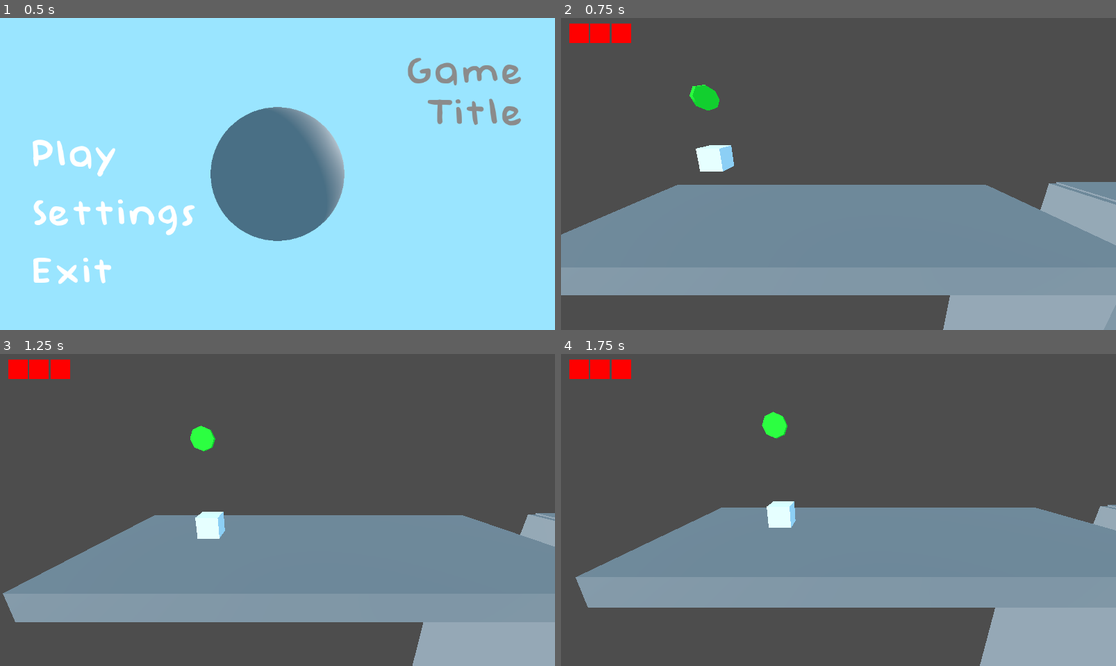
Above: before the commit, frames 1-4 (two rows, left to right).
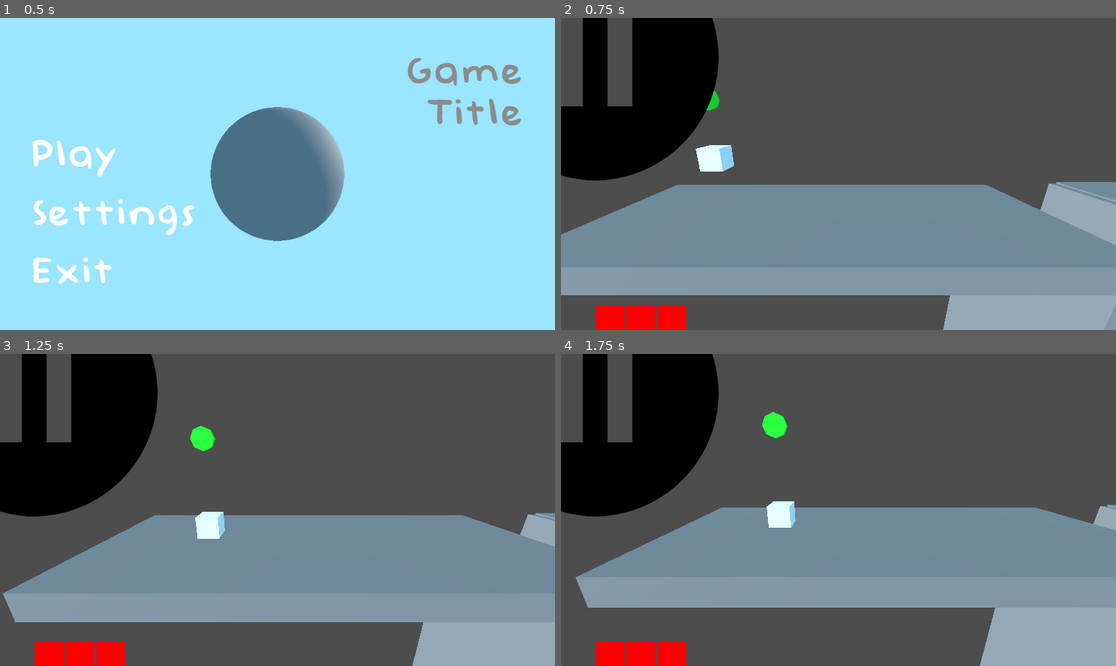
Above: after the commit, the same moments.

Repository: Nof-va/13dt1-nofo
Game: Godot game, scene res://Scenes/main_menu.tscn
The game is run twice, just before and just after one commit, with the same random seed, the same clock (stepped at 60 frames per second) and the same inputs.
Inputs (mouse positions are in pixels of both pictures, inside the frame that each line leads up to):
- Up to frame 1 (0.5 s): no input
- Up to frame 2 (0.75 s): click "Settings" at 0.5 s
- Up to frame 3 (1.25 s): no input
- Up to frame 4 (1.75 s): click (594, 391) at 1.27 s

Frame 1 is identical in both runs. In frame 2, 12% of the frame differs, in the area x 0-29%, y 0-100%; in frame 3, 12%; in frame 4, 12%.

Commit message:
Fixing reset hearts

Diff:
--- a/13dt1-big-project/Scenes/hearts.tscn
+++ b/13dt1-big-project/Scenes/hearts.tscn
@@ -1,22 +1,41 @@
-[gd_scene load_steps=3 format=3 uid="uid://bow0b6gfwhjcm"]
+[gd_scene load_steps=4 format=3 uid="uid://bow0b6gfwhjcm"]
 
 [ext_resource type="Script" path="res://Scripts/hud_hearts.gd" id="1_6c8c5"]
 [ext_resource type="PackedScene" uid="uid://chgxkbks030o0" path="res://Scenes/single_heart.tscn" id="2_p2f3o"]
+[ext_resource type="Texture2D" uid="uid://d0tko2mq18w5f" path="res://Images/pause.png" id="3_dq57w"]
 
 [node name="Control" type="Control"]
 layout_mode = 3
 anchors_preset = 15
 anchor_right = 1.0
 anchor_bottom = 1.0
+offset_left = 42.0
+offset_top = 21.0
+offset_right = 42.0
+offset_bottom = 21.0
 grow_horizontal = 2
 grow_vertical = 2
 script = ExtResource("1_6c8c5")
 single_heart = ExtResource("2_p2f3o")
 
-[node name="HBoxContainer" type="HBoxContainer" parent="."]
+[node name="Hearts" type="HBoxContainer" parent="."]
+layout_mode = 1
+anchors_preset = -1
+anchor_left = 0.0260417
+anchor_top = 0.888889
+anchor_right = 0.137153
+anchor_bottom = 0.950617
+metadata/_edit_use_anchors_ = true
+
+[node name="Pause" type="HBoxContainer" parent="."]
 layout_mode = 0
-anchor_left = 0.0147569
-anchor_top = 0.0185185
-anchor_right = 0.125868
-anchor_bottom = 0.0802469
-metadata/_edit_use_anchors_ = true
+offset_left = 29.0
+offset_top = 40.0
+offset_right = 69.0
+offset_bottom = 80.0
+
+[node name="TextureButton" type="TextureButton" parent="Pause"]
+layout_mode = 2
+texture_normal = ExtResource("3_dq57w")
+ignore_texture_size = true
+stretch_mode = 3
--- a/13dt1-big-project/Scenes/main_menu.tscn
+++ b/13dt1-big-project/Scenes/main_menu.tscn
@@ -1,6 +1,7 @@
-[gd_scene load_steps=13 format=3 uid="uid://rs6de330fq8m"]
+[gd_scene load_steps=14 format=3 uid="uid://rs6de330fq8m"]
 
 [ext_resource type="PackedScene" uid="uid://ytmbd0mmgf1v" path="res://Scenes/main_menu_background.tscn" id="1_2cdya"]
+[ext_resource type="Script" path="res://Scripts/main_menu.gd" id="1_tf75a"]
 [ext_resource type="FontFile" uid="uid://btb3f2dkr6xkn" path="res://Fonts/Baby Doll.ttf" id="2_0x5qc"]
 [ext_resource type="Script" path="res://Scripts/startbtn.gd" id="3_hq4d5"]
 [ext_resource type="Script" path="res://Scripts/settingsbtn.gd" id="4_52b02"]
@@ -24,6 +25,7 @@
 [sub_resource type="StyleBoxEmpty" id="StyleBoxEmpty_wxmuh"]
 
 [node name="Menu" type="CanvasLayer"]
+script = ExtResource("1_tf75a")
 
 [node name="Background" type="Node3D" parent="."]
 
--- a/13dt1-big-project/Scenes/main_menu_background.tscn
+++ b/13dt1-big-project/Scenes/main_menu_background.tscn
@@ -1,6 +1,4 @@
-[gd_scene load_steps=6 format=3 uid="uid://ytmbd0mmgf1v"]
-
-[sub_resource type="GDScript" id="GDScript_gl4i6"]
+[gd_scene load_steps=5 format=3 uid="uid://ytmbd0mmgf1v"]
 
 [sub_resource type="SphereMesh" id="SphereMesh_vsxmx"]
 
@@ -44,7 +42,6 @@
 }
 
 [node name="Node3D" type="Node3D"]
-script = SubResource("GDScript_gl4i6")
 
 [node name="MeshInstance3D" type="MeshInstance3D" parent="."]
 transform = Transform3D(1, 0, 0, 0, 1, 0, 0, 0, 1, 0, 0, -1.60007)
--- a/13dt1-big-project/Scenes/single_heart.tscn
+++ b/13dt1-big-project/Scenes/single_heart.tscn
@@ -1,5 +1,5 @@
 [gd_scene format=3 uid="uid://chgxkbks030o0"]
 
 [node name="ColorRect" type="ColorRect"]
-custom_minimum_size = Vector2(40, 0)
+custom_minimum_size = Vector2(60, 60)
 color = Color(1, 0, 0, 1)
--- a/13dt1-big-project/Scripts/death_zone.gd
+++ b/13dt1-big-project/Scripts/death_zone.gd
@@ -14,6 +14,7 @@
 		kill_player()
 	if body.is_in_group("Player") and Global.lives == 0:
 		get_tree().change_scene_to_packed.bind(game_over).call_deferred()
+		Global.lives = 3
 	print(Global.lives)
 
 # Original version of changing to different scene caused the error of removing physicsbody
--- a/13dt1-big-project/Scripts/hud_hearts.gd
+++ b/13dt1-big-project/Scripts/hud_hearts.gd
@@ -3,7 +3,10 @@
 @export var single_heart: PackedScene
 
 # Called when the node enters the scene tree for the first time.
-func _ready() -> void:
+func _ready():
+	reset_lives()
+
+func reset_lives():
 	for i in range(0,Global.lives):
 		add_life()
 
@@ -14,12 +17,11 @@
 
 
 func add_life():
-	Global.lives += 1
 	var hearts = single_heart.instantiate()
-	$HBoxContainer.add_child(hearts)
+	$Hearts.add_child(hearts)
 
 func remove_life():
 		Global.lives -= 1
-		var hearts = $HBoxContainer.get_children()
+		var hearts = $Hearts.get_children()
 		var health = len(hearts)
-		$HBoxContainer.get_child(health - 1).queue_free()
+		$Hearts.get_child(health - 1).queue_free()
--- /dev/null
+++ b/13dt1-big-project/Scripts/main_menu.gd
@@ -0,0 +1,4 @@
+extends Node
+
+func _ready():
+	Input.set_mouse_mode(Input.MOUSE_MODE_VISIBLE)
--- a/13dt1-big-project/Scripts/playerbody.gd
+++ b/13dt1-big-project/Scripts/playerbody.gd
@@ -4,6 +4,8 @@
 var speed = 5
 const JUMP_VELOCITY = 4.5
 
+func _ready():
+	Input.set_mouse_mode(Input.MOUSE_MODE_CAPTURED)
 
 func _physics_process(delta: float) -> void:
 
--- a/13dt1-big-project/Scripts/startbtn.gd
+++ b/13dt1-big-project/Scripts/startbtn.gd
@@ -9,4 +9,4 @@
 
 #Called when button is pressed
 func _on_pressed() -> void:
-	get_tree().change_scene_to_file("res://Scenes/gameplay.tscn") # Transports user from current scene to gameplay scnene
+	get_tree().change_scene_to_file("res://Scenes/gameplay.tscn") # Transports user from current scene to gameplay scene
Binary file added: 13dt1-big-project/Images/pause.png
Not shown, added: 13dt1-big-project/Images/pause.png.import
